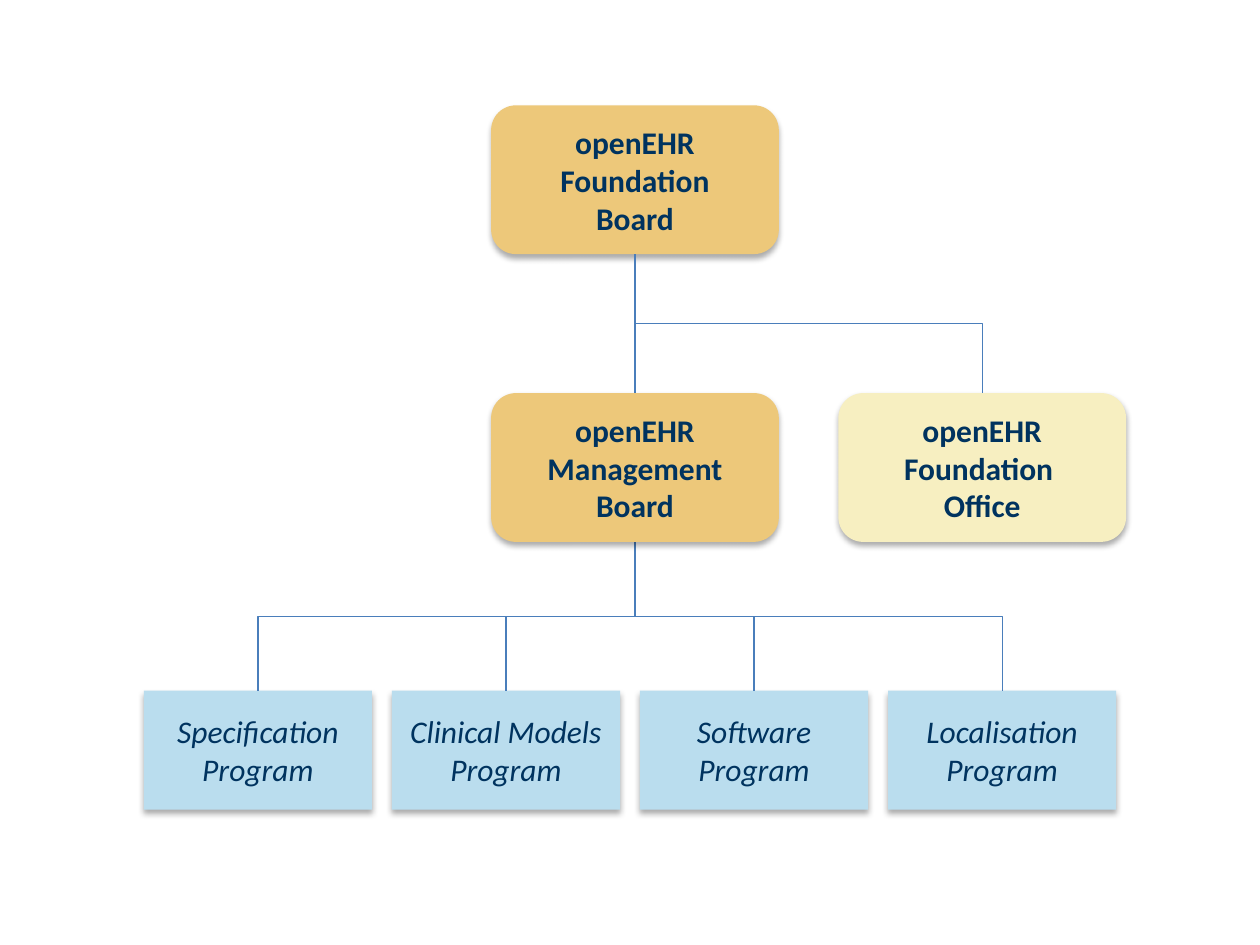
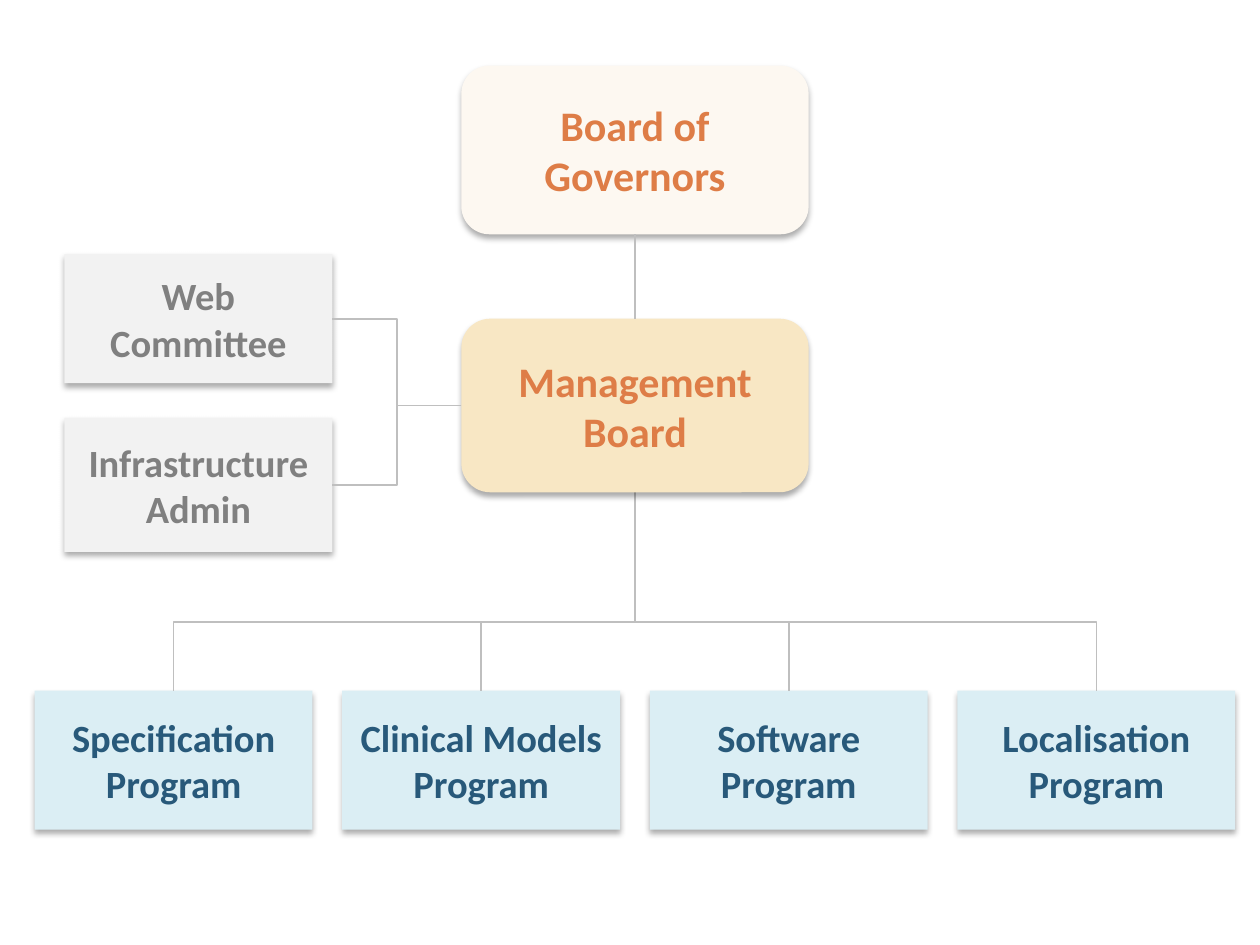
Before and after one commit to openEHR/openehr-website-php, a slide deck: slide 1 of files/openEHR_diagrams_sources.pptx. Drawn at 1260x945 pixels with LibreOffice and Linux fonts; fonts in the diff are those of the drawing. Boxes give left, top, right and bottom in pixels: in the first picture for what was removed or moved away, otherwise in the second. Text is boxed around its words. In the diff, an @@ line names an element or a change of style, - is before the commit and + after.

```diff
--- a/files/openEHR_diagrams_sources.pptx
+++ b/files/openEHR_diagrams_sources.pptx
@@ rounded rectangle "Board of Governors": place and size @@
-rounded rectangle "Board of Governors" at box(491, 106, 779, 255)
+rounded rectangle "Board of Governors" at box(461, 66, 809, 234)
@@ rounded rectangle "Board of Governors" at box(461, 66, 809, 234): fill #EDC87A to #FDF8F1 @@
@@ text in rounded rectangle at box(544, 111, 725, 192): text changed; size 18 to 24 pt; text colour #00335F to #DE7D47 @@
-openEHR Foundation
-Board
+Board of Governors
@@ line moved from (635, 255) - (635, 393) to (635, 234) - (635, 319) @@
@@ line (635, 234) - (635, 319): stroke #4B7EBC 0.75 pt to #BFBFBF 1 pt @@
@@ rectangle added at box(64, 255, 333, 383), fill #F2F2F2, 22 pt, text #808080, bold @@
+Web Committee
@@ elbow line removed from (635, 255) to (983, 393) @@
@@ elbow line added from (461, 406) to (333, 319), #BFBFBF 1 pt @@
@@ rounded rectangle "Management": place and size @@
-rounded rectangle "Management" at box(491, 393, 779, 542)
+rounded rectangle "Management" at box(461, 319, 809, 493)
@@ rounded rectangle "Management" at box(461, 319, 809, 493): fill #EDC87A to #F8E7C4 @@
@@ text in rounded rectangle at box(518, 370, 751, 404): text changed; size 18 to 24 pt; text colour #00335F to #DE7D47 @@
-openEHR Management
+Management
@@ rectangle added at box(64, 418, 333, 552), fill #F2F2F2, 22 pt, text #808080, bold @@
+Infrastructure Admin
@@ elbow line added from (461, 406) to (333, 485), #BFBFBF 1 pt @@
@@ text in rounded rectangle at box(583, 417, 687, 447): size 18 to 24 pt, text colour #00335F to #DE7D47 in "Board" @@
@@ rounded rectangle removed at box(838, 393, 1125, 542) @@
-openEHR Foundation
-Office
@@ elbow line moved from (635, 542) - (258, 690) to (635, 493) - (174, 690) @@
@@ elbow line (635, 493) - (174, 690): stroke #4B7EBC 0.75 pt to #BFBFBF 1 pt @@
@@ elbow line moved from (635, 542) - (507, 690) to (635, 493) - (481, 690) @@
@@ elbow line (635, 493) - (481, 690): stroke #4B7EBC 0.75 pt to #BFBFBF 1 pt @@
@@ elbow line moved from (635, 542) - (753, 690) to (635, 493) - (789, 690) @@
@@ elbow line (635, 493) - (789, 690): stroke #4B7EBC 0.75 pt to #BFBFBF 1 pt @@
@@ elbow line moved from (635, 542) - (1002, 690) to (635, 493) - (1096, 690) @@
@@ elbow line (635, 493) - (1096, 690): stroke #4B7EBC 0.75 pt to #BFBFBF 1 pt @@
@@ rectangle "Specification": place and size @@
-rectangle "Specification" at box(144, 690, 372, 809)
+rectangle "Specification" at box(35, 690, 312, 829)
@@ rectangle "Clinical Models": place and size @@
-rectangle "Clinical Models" at box(392, 690, 620, 809)
+rectangle "Clinical Models" at box(343, 690, 620, 829)
@@ rectangle "Software": place and size @@
-rectangle "Software" at box(640, 690, 868, 809)
+rectangle "Software" at box(650, 690, 927, 829)
@@ size 18 to 22 pt, text colour #00335F to #28597A, bold on, italic off; fill #BADDEE to #DBEEF4 in 4 elements at box(343, 690, 620, 829), box(650, 690, 927, 829), box(35, 690, 312, 829), box(958, 690, 1235, 829) @@
@@ rectangle "Localisation": place and size @@
-rectangle "Localisation" at box(888, 690, 1116, 809)
+rectangle "Localisation" at box(958, 690, 1235, 829)
```
Also in this commit, not shown: 1 other slide changed, 2 other files.
